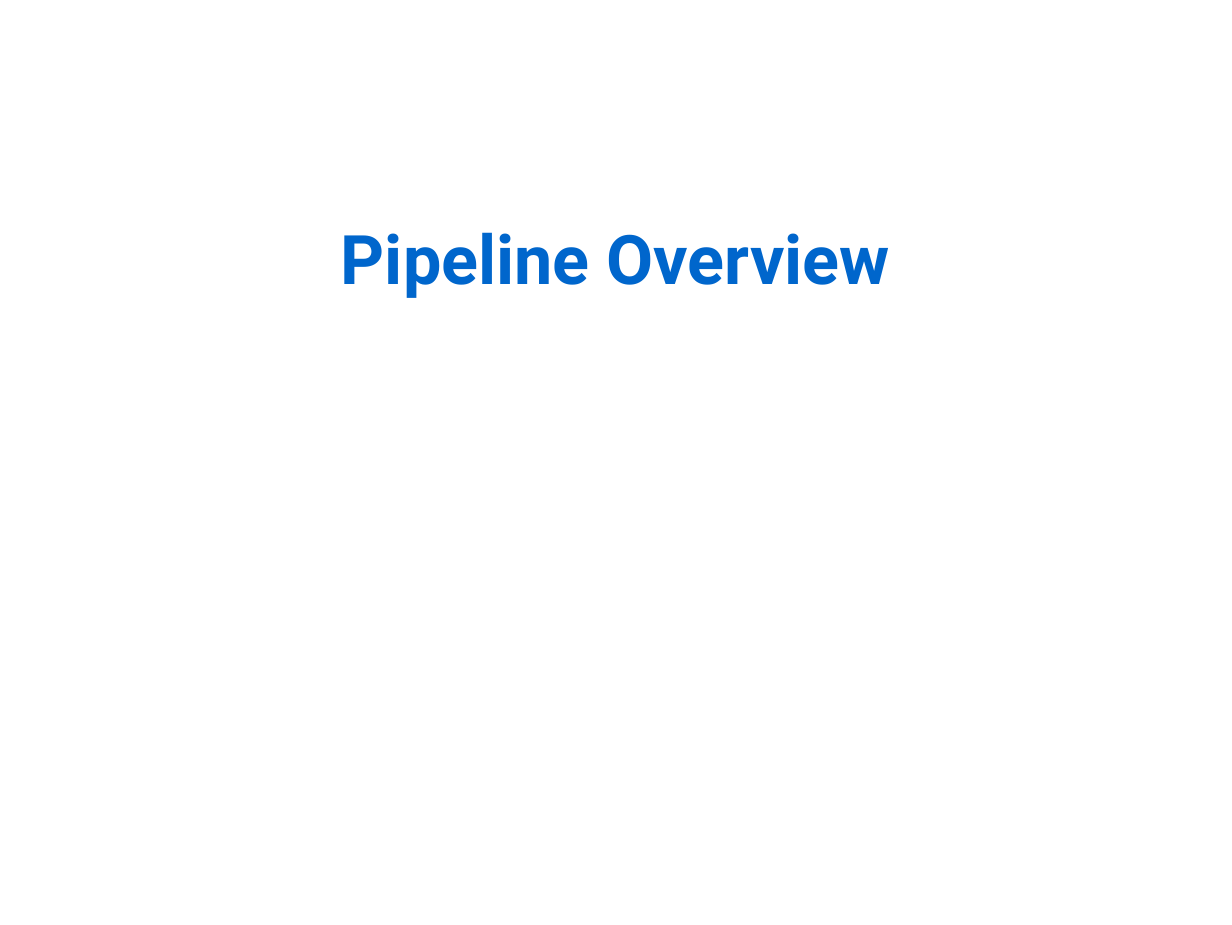
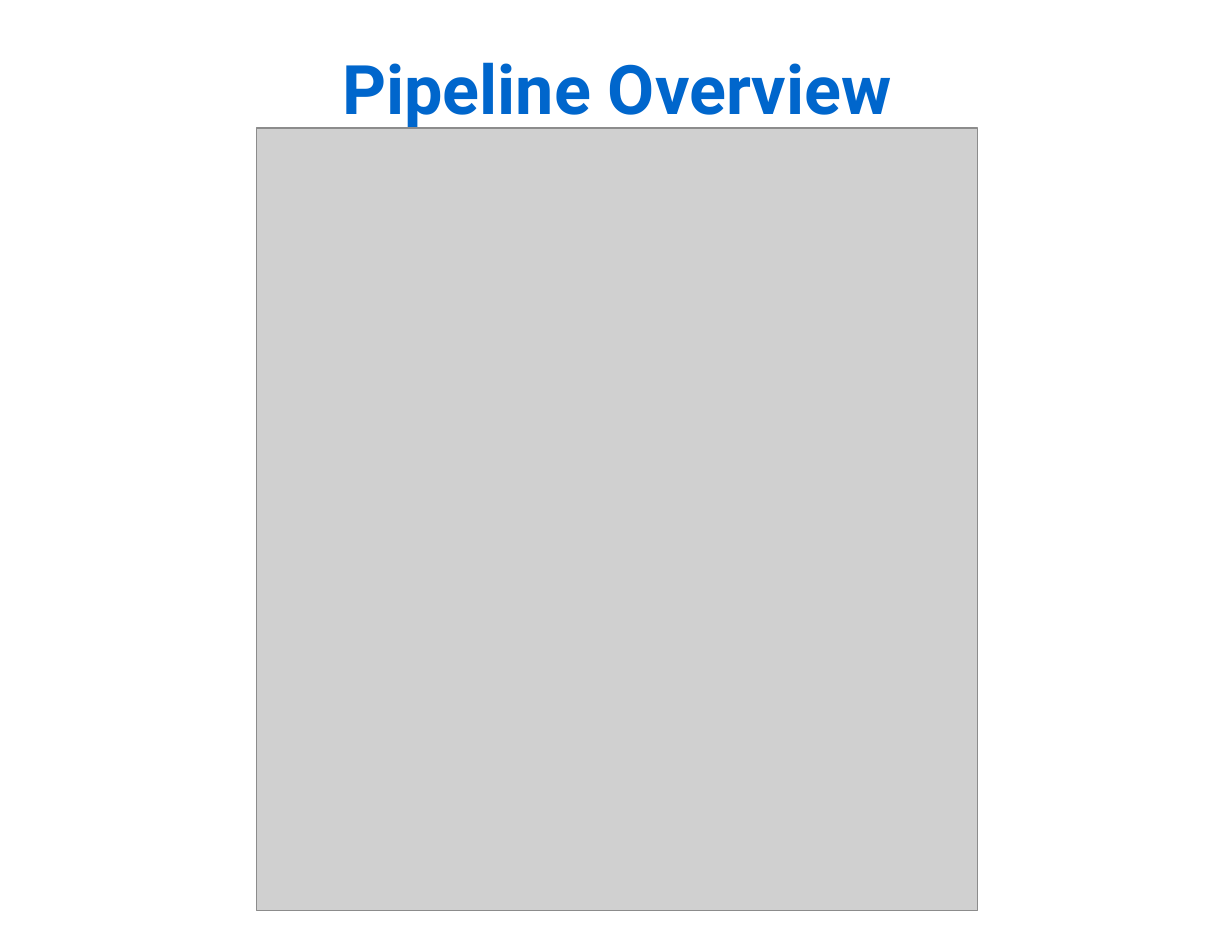
Before and after one commit to Rekyt/lynchlabpresentation2014, a slide deck: slide 8 of LabMeetingPresentation.odp. Drawn at 1232x925 pixels with LibreOffice and Linux fonts; fonts in the diff are those of the drawing; grey boxes stand for pictures. Boxes give left, top, right and bottom in pixels: in the first picture for what was removed or moved away, otherwise in the second. Text is boxed around its words. In the diff, an @@ line names an element or a change of style, - is before the commit and + after.

Commit message:
Added Pipeline overview and other ideas

```diff
--- a/LabMeetingPresentation.odp
+++ b/LabMeetingPresentation.odp
@@ text "Pipeline Overview": place and size @@
-text "Pipeline Overview" at <box>341,232,890,298</box>
+text "Pipeline Overview" at <box>342,62,891,130</box>
@@ picture added at <box>257,127,978,910</box> @@
```
Also in this commit, not shown: 8 other slides changed, 3 slides added, 3 slides removed.
